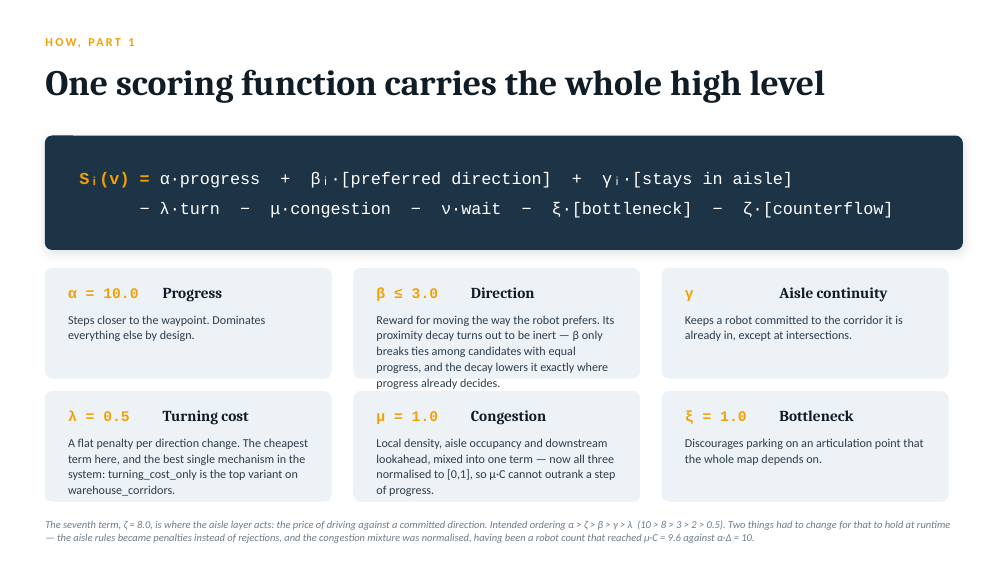
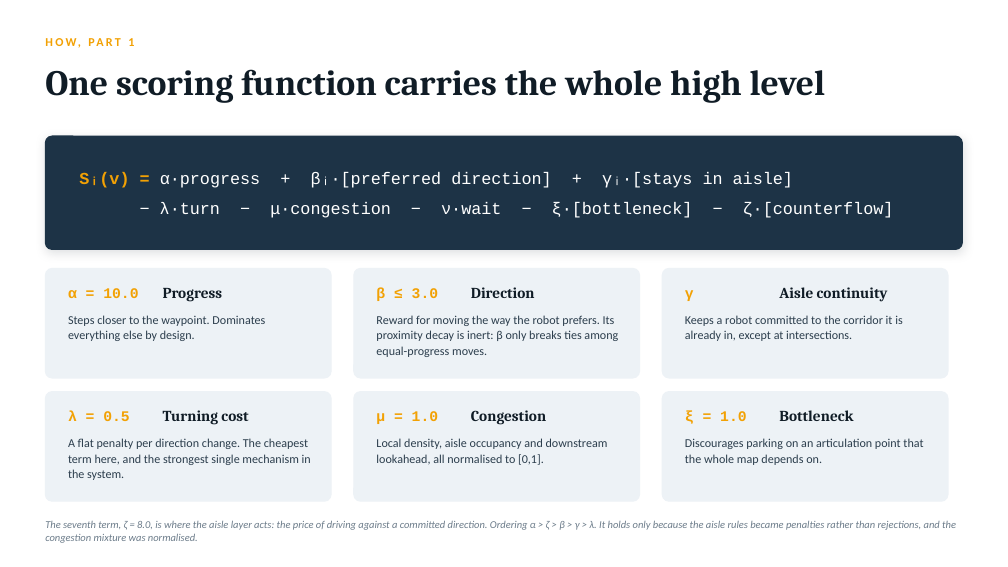
Before and after one commit to sinayanaik/aisleflow, a slide deck: slide 11 of docs/aisleflow-mapf-presentation.pptx. Drawn at 1008x567 pixels with LibreOffice and Linux fonts; fonts in the diff are those of the drawing. Boxes give left, top, right and bottom in pixels: in the first picture for what was removed or moved away, otherwise in the second. Text is boxed around its words. In the diff, an @@ line names an element or a change of style, - is before the commit and + after.

```diff
--- a/docs/aisleflow-mapf-presentation.pptx
+++ b/docs/aisleflow-mapf-presentation.pptx
@@ text at (376, 315, 618, 357): text changed @@
-Reward for moving the way the robot prefers. Its proximity decay turns out to be inert — β only breaks ties among candidates with equal progress, and the decay lowers it exactly where progress already decides.
+Reward for moving the way the robot prefers. Its proximity decay is inert: β only breaks ties among equal-progress moves.
@@ text at (68, 438, 311, 480): text changed @@
-A flat penalty per direction change. The cheapest term here, and the best single mechanism in the system: turning_cost_only is the top variant on warehouse_corridors.
+A flat penalty per direction change. The cheapest term here, and the strongest single mechanism in the system.
@@ text at (376, 438, 608, 465): text changed @@
-Local density, aisle occupancy and downstream lookahead, mixed into one term — now all three normalised to [0,1], so μ·C cannot outrank a step of progress.
+Local density, aisle occupancy and downstream lookahead, all normalised to [0,1].
@@ text at (45, 521, 956, 543): text changed @@
-The seventh term, ζ = 8.0, is where the aisle layer acts: the price of driving against a committed direction. Intended ordering α > ζ > β > γ > λ (10 > 8 > 3 > 2 > 0.5). Two things had to change for that to hold at runtime — the aisle rules became penalties instead of rejections, and the congestion mixture was normalised, having been a robot count that reached μ·C = 9.6 against α·Δ = 10.
+The seventh term, ζ = 8.0, is where the aisle layer acts: the price of driving against a committed direction. Ordering α > ζ > β > γ > λ. It holds only because the aisle rules became penalties rather than rejections, and the congestion mixture was normalised.
```
Also in this commit, not shown: 9 other slides changed.
